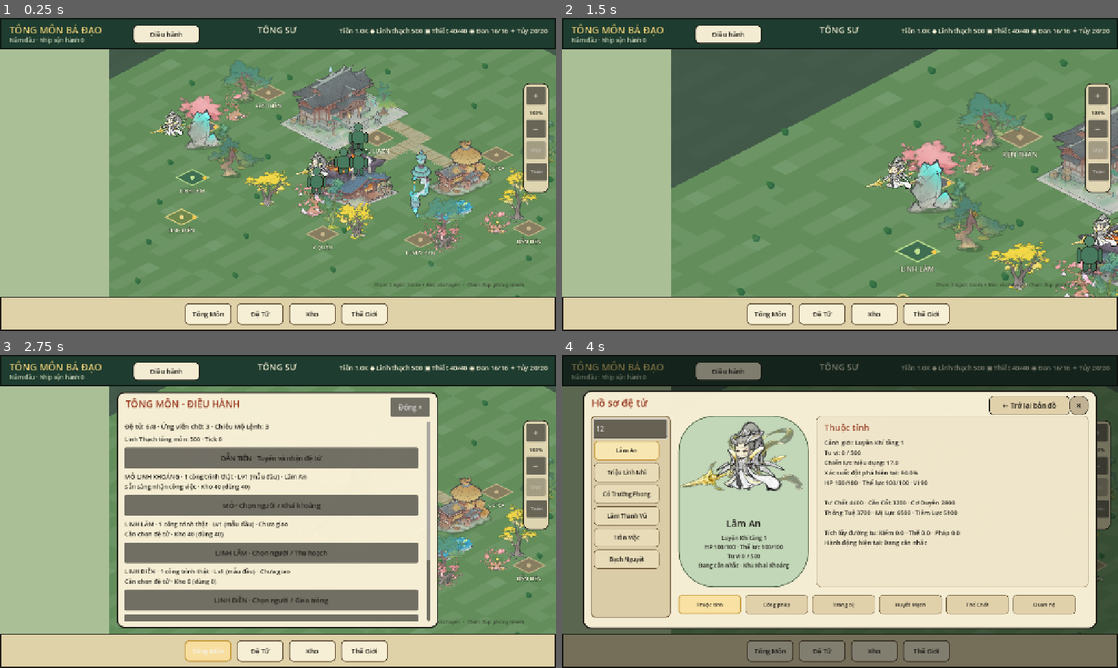
Above: before the commit, frames 1-4 (two rows, left to right).
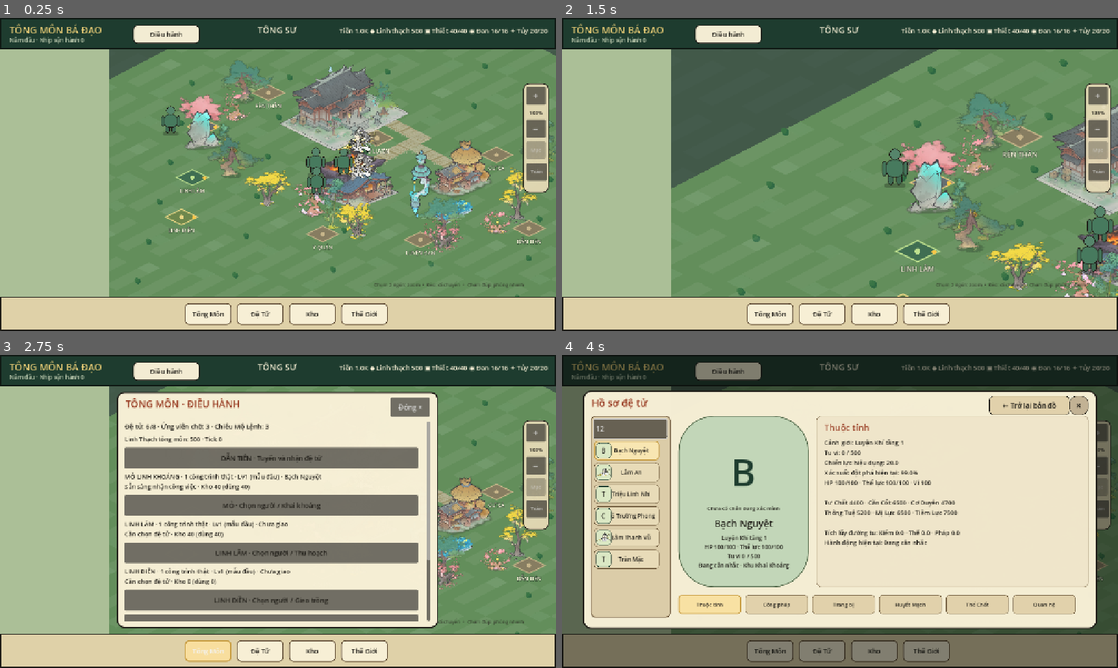
Above: after the commit, the same moments.

Repository: vuanhtuan161094-byte/TongMonBaDao
Game: Godot game, scene res://scenes/p3/p3_2_landscape_sect.tscn
Same seed, same stepped clock (60 frames per second), same inputs: the game is played once before the commit and once after it.
Inputs (mouse positions are in pixels of both pictures, inside the frame that each line leads up to):
- Up to frame 1 (0.25 s): no input
- Up to frame 2 (1.5 s): click (739, 115) at 0.52 s; click "×" at 1.25 s
- Up to frame 3 (2.75 s): click "Tông Môn" at 2 s
- Up to frame 4 (4 s): click "Đệ Tử" at 2.75 s; click (628, 430) at 3.52 s; type "12" at 3.6 s

The runs differ from the first frame. In frame 1, 1.1% of the frame differs, in the area x 27-68%, y 28-52%; in frame 2, 1.0%; in frame 3, less than 0.1%; in frame 4, 3.1%, in the area x 6-70%, y 20-68%.

Commit message:
feat(presentation): link production worker portraits to exact building context [skip ci]

Diff:
--- a/godot/src/presentation/p3_2_landscape_sect.gd
+++ b/godot/src/presentation/p3_2_landscape_sect.gd
@@ -35,6 +35,7 @@
 var visible_living_cues: Array[Dictionary] = []
 var female_motion_library: AnimationLibrary
 var source_a_pilot_scene: PackedScene
+var workforce_return_building_id: StringName = &""
 var modular_live_actor_ids: Dictionary = {}
 
 var camera_controls_panel: Panel
@@ -571,6 +572,7 @@
 func _open_disciple(disciple_id: StringName) -> void:
     if not state.disciples.has(disciple_id):
         return
+    workforce_return_building_id = &""
     _hide_sect_hub()
     _close_building_operation_panel(true)
     selected_id = disciple_id
@@ -1080,10 +1082,21 @@
     var assigned := _workforce_occupants(building)
     var owned := assigned.size() == 1 and state.disciples.has(assigned[0])
     var worker_id: StringName = assigned[0] if owned else &""
+    var owner_row := HBoxContainer.new()
+    owner_row.name = "WorkforceOwnerRow"
+    owner_row.custom_minimum_size = Vector2(PRODUCTION_CONTENT_WIDTH,48)
+    owner_row.add_theme_constant_override("separation",8)
+    building_management_container.add_child(owner_row)
+    if owned:
+        var avatar := _disciple_avatar_button(state.disciples[worker_id],48)
+        avatar.name = "WorkforceOwnerAvatar"
+        avatar.tooltip_text = "Xem hồ sơ %s" % state.disciples[worker_id].display_name
+        avatar.pressed.connect(Callable(self,"_open_workforce_owner").bind(worker_id,building.id))
+        owner_row.add_child(avatar)
     var label := Label.new()
     label.name = "WorkforceOwner"
     label.autowrap_mode = TextServer.AUTOWRAP_WORD_SMART
-    label.custom_minimum_size = Vector2(PRODUCTION_CONTENT_WIDTH,40)
+    label.custom_minimum_size = Vector2(PRODUCTION_CONTENT_WIDTH-56.0 if owned else PRODUCTION_CONTENT_WIDTH,40)
     label.add_theme_font_size_override("font_size",15)
     label.add_theme_color_override("font_color",INK)
     if assigned.size() > 1:
@@ -1096,7 +1109,7 @@
         ]
     else:
         label.text = "Chưa có đệ tử. Chọn người để bắt đầu."
-    building_management_container.add_child(label)
+    owner_row.add_child(label)
     _build_resource_instance_chooser(building_type)
     var buttons := HBoxContainer.new()
     buttons.name = "WorkforceQuickActions"
@@ -1173,6 +1186,49 @@
         building_management_feedback = "Đã hủy mẻ trên công trình này." if cancelled else "Không thể hủy mẻ hiện tại."
     _refresh_building_operation_content()
 
+func _disciple_avatar_button(disciple: DiscipleState, edge: float) -> Button:
+    var avatar := Button.new()
+    avatar.text = disciple.display_name.substr(0,1)
+    avatar.custom_minimum_size = Vector2(edge,edge)
+    avatar.add_theme_color_override("font_color",INK)
+    avatar.add_theme_stylebox_override("normal",_style(Color(0.86,0.91,0.77),JADE_DARK,1,8))
+    var actor := actor_nodes.get(str(disciple.id)) as ModularDiscipleActor
+    if actor != null and actor.baked_visual_active() and actor.baked_sprite != null:
+        var frames := actor.baked_sprite.sprite_frames
+        if frames != null and frames.has_animation(&"stand") and frames.get_frame_count(&"stand") > 0:
+            var portrait := TextureRect.new()
+            portrait.texture = frames.get_frame_texture(&"stand",0)
+            portrait.set_anchors_and_offsets_preset(Control.PRESET_FULL_RECT)
+            portrait.expand_mode = TextureRect.EXPAND_IGNORE_SIZE
+            portrait.stretch_mode = TextureRect.STRETCH_KEEP_ASPECT_CENTERED
+            portrait.mouse_filter = Control.MOUSE_FILTER_IGNORE
+            avatar.text = ""
+            avatar.add_child(portrait)
+    return avatar
+
+func _open_workforce_owner(disciple_id: StringName, building_id: StringName) -> void:
+    _open_disciple(disciple_id)
+    workforce_return_building_id = building_id
+    _show_disciple_summary()
+
+func _return_to_workforce_building() -> void:
+    var building_id := workforce_return_building_id
+    workforce_return_building_id = &""
+    if not state.buildings.has(str(building_id)):
+        return
+    var building: BuildingState = state.buildings[str(building_id)]
+    var destination := &""
+    match building.building_type:
+        BuildingSystem.TYPE_MINE: destination = SectMapPresentation.DEST_MINE
+        BuildingSystem.TYPE_LINH_FOREST: destination = SectMapPresentation.DEST_LINH_FOREST
+        BuildingSystem.TYPE_SPIRIT_FIELD: destination = SectMapPresentation.DEST_SPIRIT_FIELD
+    if destination == &"":
+        return
+    _close_disciple_summary(true)
+    _open_building(destination)
+    selected_production_instance_id = building_id
+    _refresh_building_operation_content()
+
 # Advanced controls remain accessible for production plans, policies, and the
 # historical P3 interaction contracts, but are not the main mobile workflow.
 func _fold_workforce_legacy_controls() -> void:
@@ -1245,7 +1301,7 @@
     close.name = "WorkforcePickerClose"
     close.text = "Đóng ×"
     close.position = Vector2(377,13)
-    close.size = Vector2(85,42)
+    close.size = Vector2(85,44)
     close.pressed.connect(_close_workforce_picker)
     workforce_picker_panel.add_child(close)
     workforce_picker_search = LineEdit.new()
@@ -1269,14 +1325,14 @@
     prev.name = "WorkforcePickerPrev"
     prev.text = "◀ Trang trước"
     prev.position = Vector2(18,463)
-    prev.size = Vector2(165,42)
+    prev.size = Vector2(165,44)
     prev.pressed.connect(_workforce_picker_previous)
     workforce_picker_panel.add_child(prev)
     var next := Button.new()
     next.name = "WorkforcePickerNext"
     next.text = "Trang tiếp ▶"
     next.position = Vector2(297,463)
-    next.size = Vector2(165,42)
+    next.size = Vector2(165,44)
     next.pressed.connect(_workforce_picker_next)
     workforce_picker_panel.add_child(next)
     _render_workforce_picker()
@@ -1363,18 +1419,23 @@
         row.name = "WorkforceCandidate_%s" % str(actor.id)
         row.custom_minimum_size = Vector2(424,48)
         workforce_picker_results.add_child(row)
+        var avatar := _disciple_avatar_button(actor,44)
+        avatar.name = "WorkforceCandidateAvatar_%s" % str(actor.id)
+        avatar.tooltip_text = actor.display_name
+        avatar.disabled = true
+        row.add_child(avatar)
         var text_label := Label.new()
         text_label.text = "%s · nghề Lv%d\n%s" % [actor.display_name,
             int(entry["level"]),
             ("Sẵn sàng" if actor.work_group_id == &"" else "Có thể chuyển từ %s" % str(actor.work_group_id)) if reason == "" else reason]
-        text_label.custom_minimum_size = Vector2(302,48)
+        text_label.custom_minimum_size = Vector2(250,48)
         text_label.add_theme_color_override("font_color",INK)
         text_label.add_theme_font_size_override("font_size",12)
         row.add_child(text_label)
         var select := Button.new()
         select.name = "WorkforcePick_%s" % str(actor.id)
         select.text = "Chọn" if reason == "" else "Bận"
-        select.custom_minimum_size = Vector2(110,44)
+        select.custom_minimum_size = Vector2(104,44)
         select.disabled = reason != ""
         select.tooltip_text = "Giao người cho công trình thật" if reason == "" else reason
         select.pressed.connect(Callable(self,"_workforce_pick_candidate").bind(actor.id))
@@ -3452,8 +3513,8 @@
     var close := Button.new()
     close.name = "CloseSummary"
     close.text = "×"
-    close.position = Vector2(262, 12)
-    close.size = Vector2(34, 34)
+    close.position = Vector2(250, 12)
+    close.size = Vector2(44, 44)
     close.add_theme_font_size_override("font_size", 20)
     close.add_theme_stylebox_override("normal", _style(Color(0.86, 0.80, 0.66, 1.0), INK, 1, 16))
     close.pressed.connect(Callable(self, "_close_disciple_summary").bind(true))
@@ -3497,6 +3558,17 @@
     detail.pressed.connect(_open_selected_disciple_detail)
     disciple_summary_panel.add_child(detail)
 
+    var return_button := Button.new()
+    return_button.name = "ReturnToWorkforce"
+    return_button.text = "← Công trình"
+    return_button.position = Vector2(16,494)
+    return_button.size = Vector2(130,44)
+    return_button.visible = false
+    return_button.add_theme_color_override("font_color",INK)
+    return_button.add_theme_stylebox_override("normal",_style(Color(0.88,0.82,0.67),INK,1,8))
+    return_button.pressed.connect(_return_to_workforce_building)
+    disciple_summary_panel.add_child(return_button)
+
 func _add_summary_order_button(text: String, pos: Vector2, button_size: Vector2, kind: StringName, target: String = "") -> void:
     var button := Button.new()
     button.text = text
@@ -3517,6 +3589,11 @@
     if disciple_summary_panel == null or selected_id == &"" or not state.disciples.has(selected_id):
         return
     disciple_summary_panel.visible = true
+    var return_button := disciple_summary_panel.get_node("ReturnToWorkforce") as Button
+    return_button.visible = workforce_return_building_id != &""
+    var detail_button := disciple_summary_panel.get_node("OpenDiscipleDetail") as Button
+    detail_button.position.x = 154 if return_button.visible else 16
+    detail_button.size.x = 138 if return_button.visible else 276
     if camera_controls_panel != null:
         camera_controls_panel.visible = false
     if camera_hint != null:
@@ -3536,6 +3613,7 @@
     summary_feedback = ""
     if not clear_selection:
         return
+    workforce_return_building_id = &""
     selected_id = &""
     deep_restore_summary = false
     if focused_kind == &"disciple":
@@ -3974,7 +4052,7 @@
             continue
         roster_shown += 1
         var entry := Button.new()
-        entry.text = roster_disciple.display_name
+        entry.text = "      " + roster_disciple.display_name
         entry.custom_minimum_size = Vector2(148, 44)
         entry.add_theme_font_size_override("font_size", 13)
         entry.add_theme_color_override("font_color",INK)
@@ -3983,6 +4061,12 @@
         entry.add_theme_stylebox_override("normal", _style(Color(0.97, 0.90, 0.70, 1.0) if is_selected else Color(0.91, 0.86, 0.72, 1.0), GOLD if is_selected else Color(0.45, 0.37, 0.25, 1.0), 2 if is_selected else 1, 8))
         entry.pressed.connect(Callable(self, "_open_disciple_deep_screen").bind(id, tab_name))
         roster.add_child(entry)
+        var avatar := _disciple_avatar_button(roster_disciple,36)
+        avatar.name = "DiscipleRosterAvatar_%s" % str(id)
+        avatar.position = Vector2(4,4)
+        avatar.size = Vector2(36,36)
+        avatar.mouse_filter = Control.MOUSE_FILTER_IGNORE
+        entry.add_child(avatar)
 
     var disciple: DiscipleState = state.disciples[selected_id]
 
--- a/godot/tests/presentation/gui_workforce_v1_e2e_test.gd
+++ b/godot/tests/presentation/gui_workforce_v1_e2e_test.gd
@@ -89,6 +89,21 @@
         return
     ui.call("_open_building",SectMapPresentation.DEST_MINE)
     await process_frame
+    var owner_avatar := ui.find_child("WorkforceOwnerAvatar",true,false) as Button
+    if owner_avatar == null or owner_avatar.custom_minimum_size.x < 44.0:
+        _fail("Mine owner avatar missing or not touch sized")
+        return
+    ui.call("_open_workforce_owner",miner_id,mine.id)
+    await process_frame
+    var owner_return := ui.find_child("ReturnToWorkforce",true,false) as Button
+    if owner_return == null or not owner_return.visible or not bool(ui.get("disciple_summary_panel").visible):
+        _fail("worker link did not open summary with building return")
+        return
+    ui.call("_return_to_workforce_building")
+    await process_frame
+    if not panel.visible or StringName(ui.get("selected_production_instance_id")) != mine.id:
+        _fail("return from worker lost exact Mine instance")
+        return
     var remove := ui.find_child("WorkforceRemove",true,false) as Button
     if remove == null or remove.disabled or remove.text != "Hủy mẻ":
         _fail("active Mine timer must expose canonical cancel instead of worker removal")
